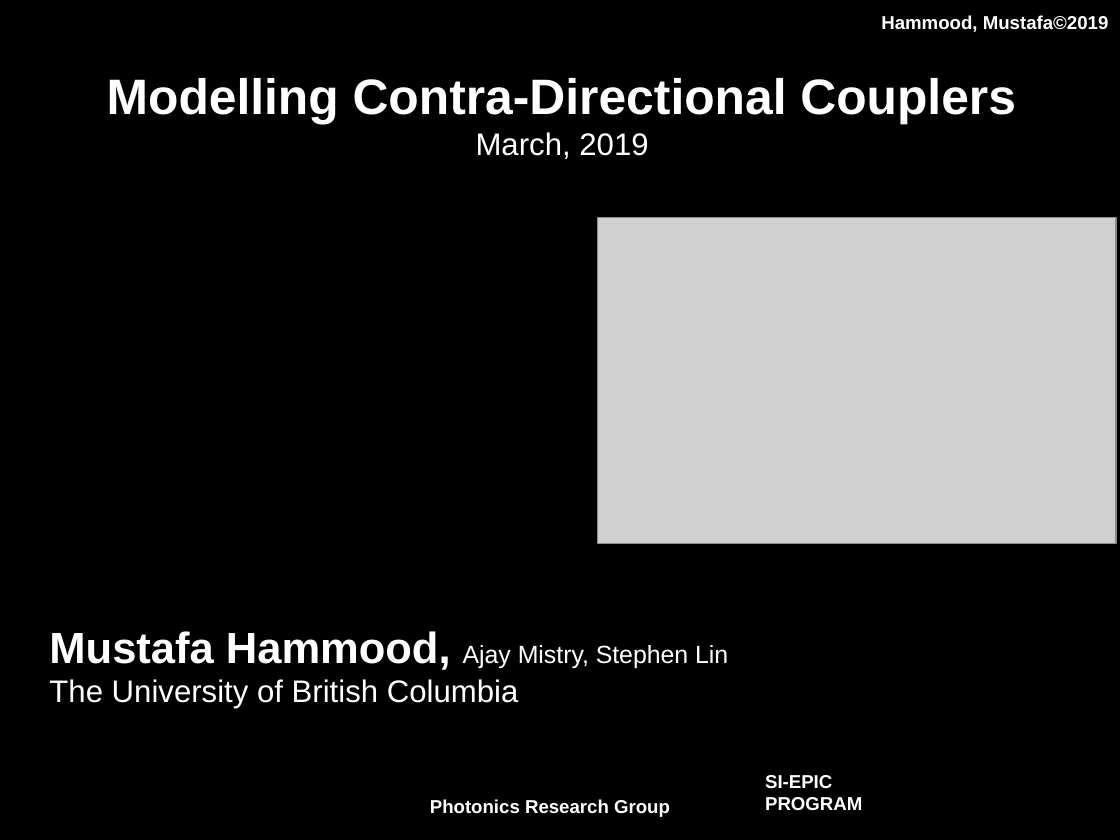
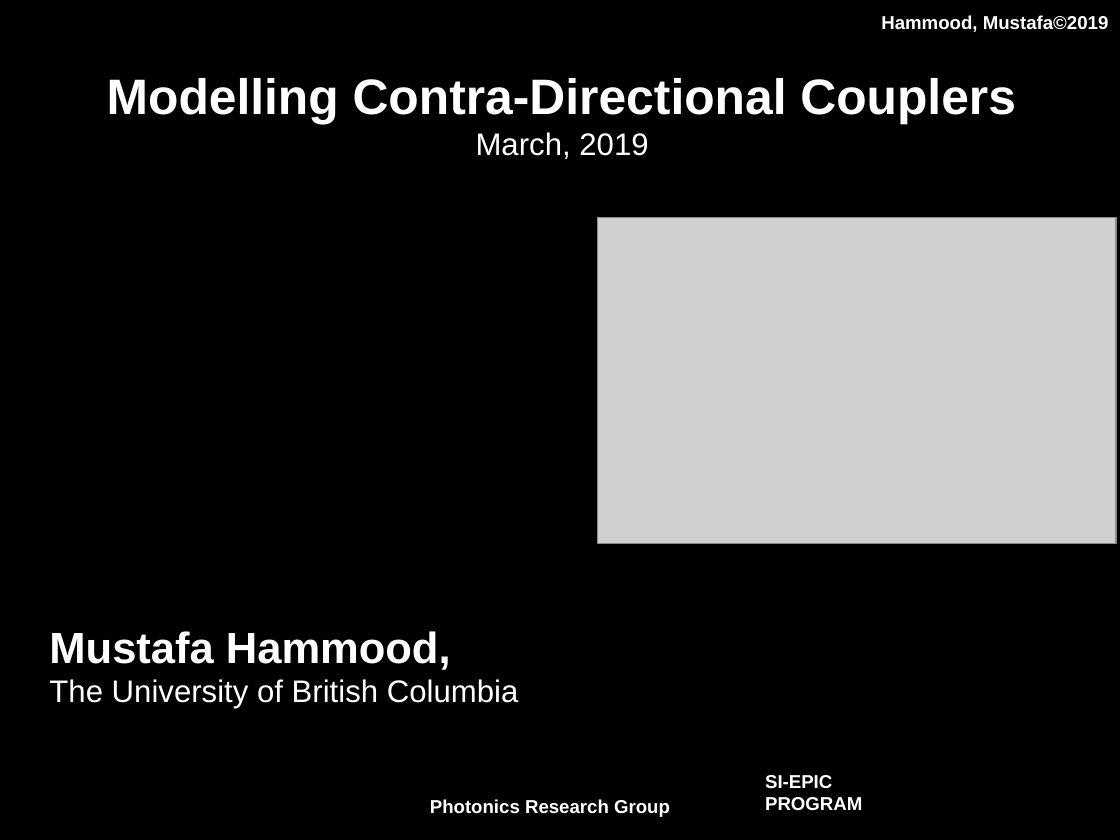
Before and after one commit to mustafacc/SiEPIC_Photonics_Package, a slide deck: slide 1 of SiEPIC_Photonics_Package/solvers_simulators/contraDC/Documentation/contraDC_Simulator.pptx. Drawn at 1120x840 pixels with LibreOffice and Linux fonts; fonts in the diff are those of the drawing; grey boxes stand for pictures; background and template pictures are left out. Boxes give left, top, right and bottom in pixels: in the first picture for what was removed or moved away, otherwise in the second. Text is boxed around its words. In the diff, an @@ line names an element or a change of style, - is before the commit and + after.

```diff
--- a/SiEPIC_Photonics_Package/solvers_simulators/contraDC/Documentation/contraDC_Simulator.pptx
+++ b/SiEPIC_Photonics_Package/solvers_simulators/contraDC/Documentation/contraDC_Simulator.pptx
@@ text at bbox=[49, 631, 451, 670]: text changed; size 16 to 28 pt; bold on @@
-Mustafa Hammood, Ajay Mistry, Stephen Lin
+Mustafa Hammood,
```
Also in this commit, not shown: 1 other file.
